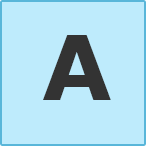
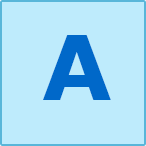
Comparing the layer stacks of the two 146px x 146px images. Changes:
painted on "A" over [43, 35, 111, 100]
